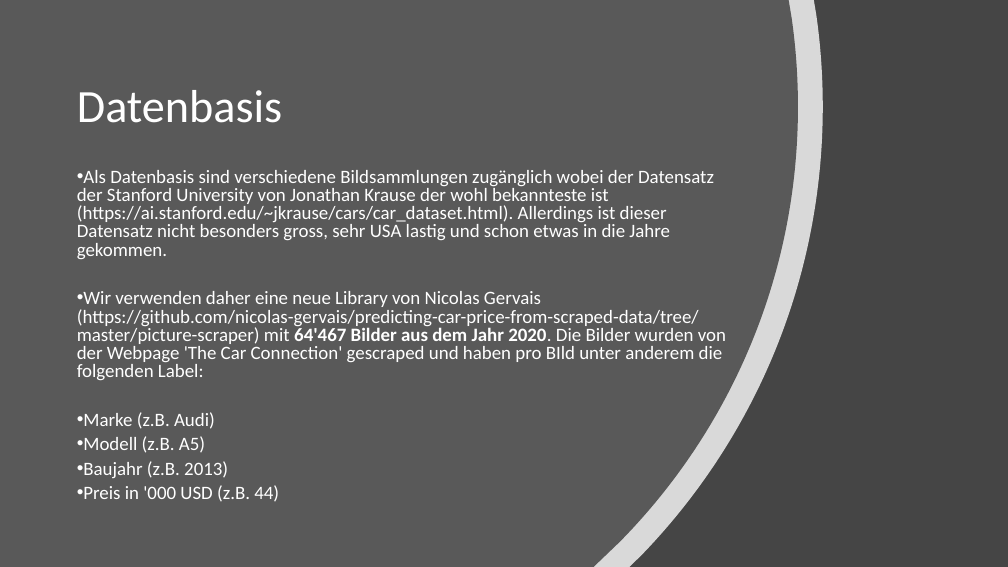
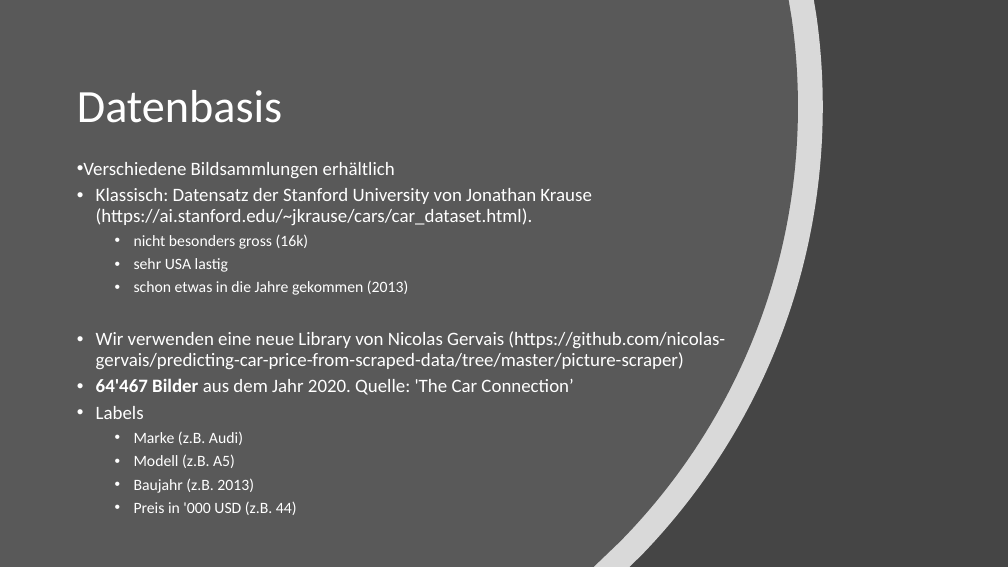
Before and after one commit to alexweltgeist/automarken_cnn, a slide deck: slide 3 of Automarken_CuponeFurrer.pptx. Drawn at 1008x567 pixels with LibreOffice and Linux fonts; fonts in the diff are those of the drawing. Boxes give left, top, right and bottom in pixels: in the first picture for what was removed or moved away, otherwise in the second. Text is boxed around its words. In the diff, an @@ line names an element or a change of style, - is before the commit and + after.

```diff
--- a/Automarken_CuponeFurrer.pptx
+++ b/Automarken_CuponeFurrer.pptx
@@ text "Verschiedene Bildsammlungen erhältlich": place and size @@
-text "Verschiedene Bildsammlungen erhältlich" at (77, 170, 726, 501)
+text "Verschiedene Bildsammlungen erhältlich" at (83, 162, 725, 515)
@@ text at (83, 162, 725, 419): text changed @@
-• Als Datenbasis sind verschiedene Bildsammlungen zugänglich wobei der Datensatz der Stanford University von Jonathan Krause der wohl bekannteste ist (https://ai.stanford.edu/~jkrause/cars/car_dataset.html). Allerdings ist dieser Datensatz nicht besonders gross, sehr USA lastig und schon etwas in die Jahre gekommen.
-• Wir verwenden daher eine neue Library von Nicolas Gervais (https://github.com/nicolas-gervais/predicting-car-price-from-scraped-data/tree/master/picture-scraper) mit 64'467 Bilder aus dem Jahr 2020. Die Bilder wurden von der Webpage 'The Car Connection' gescraped und haben pro BIld unter anderem die folgenden Label:
+• Verschiedene Bildsammlungen erhältlich
+• Klassisch: Datensatz der Stanford University von Jonathan Krause (https://ai.stanford.edu/~jkrause/cars/car_dataset.html).
+  • nicht besonders gross (16k)
+  • sehr USA lastig
+  • schon etwas in die Jahre gekommen (2013)
+• Wir verwenden eine neue Library von Nicolas Gervais (https://github.com/nicolas-gervais/predicting-car-price-from-scraped-data/tree/master/picture-scraper)
+• 64'467 Bilder aus dem Jahr 2020. Quelle: 'The Car Connection’
+• Labels
@@ text at (134, 431, 297, 515): size 18 to 15 pt in "Marke (z.B. Audi)", "Modell (z.B. A5)", "Baujahr (z.B. 2013)", "Preis in '000 USD (z.B. 44)"; list level 1 to 2 in "Marke (z.B. Audi)"; line spacing 0.8 to 0.9; list level 1 to 2 in "Modell (z.B. A5)"; list level 1 to 2 in "Baujahr (z.B. 2013)"; list level 1 to 2 in "Preis in '000 USD (z.B. ..." @@
```
Also in this commit, not shown: 4 other slides changed.
